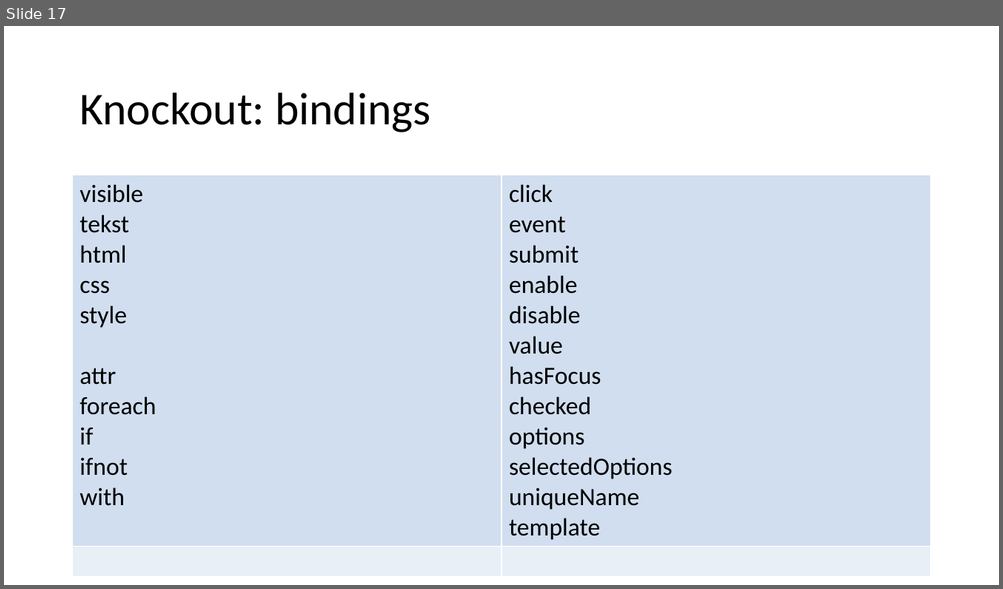
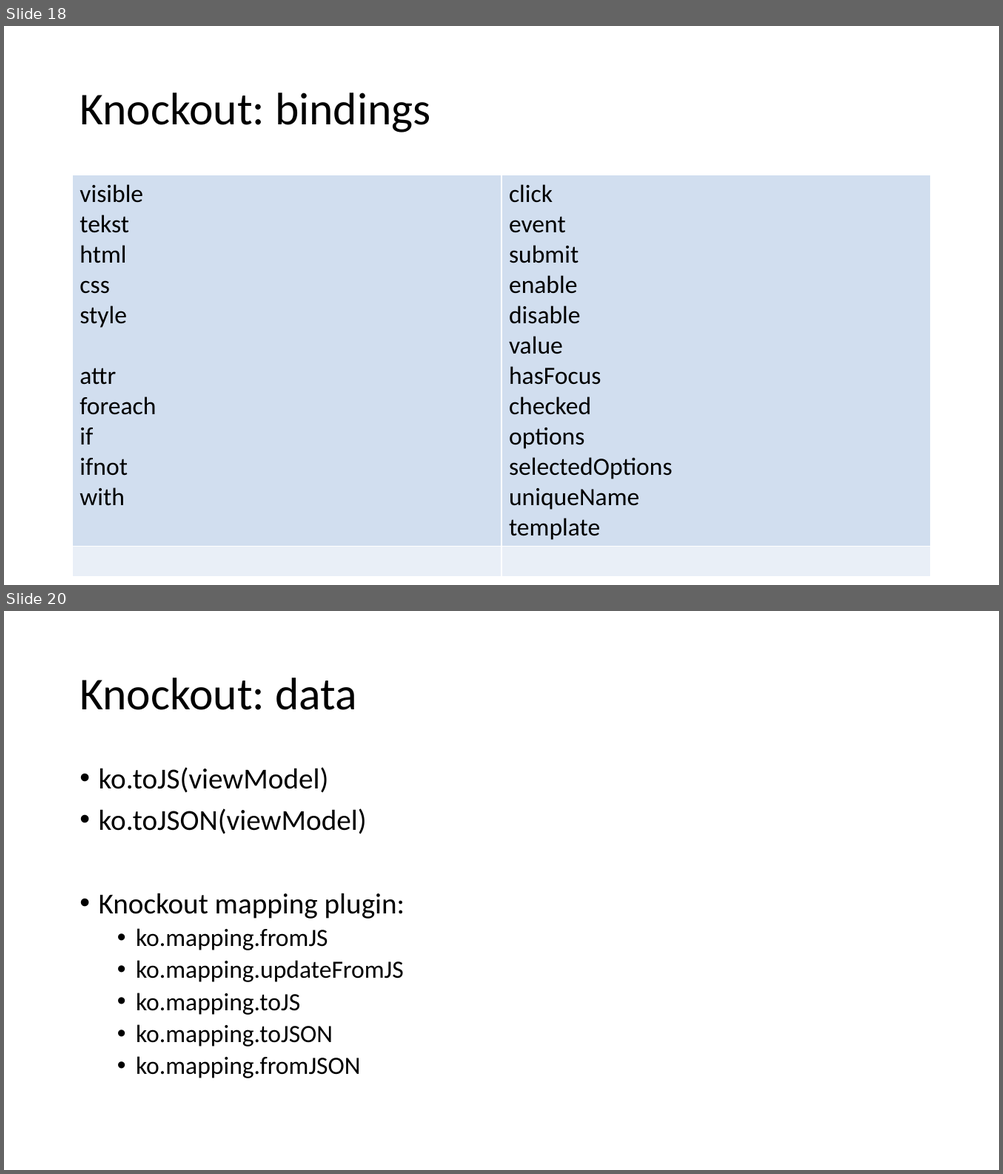
Before and after one commit to petermorlion/DurandalDemo, a slide deck: Durandal T4T.pptx. Shown one above the other, each under a label of ours: slide 17 before the commit, slides 18 and 20 after it; the slides between them are not shown. The pictures are 1003x589 and 1003x1174 pixels, drawn with LibreOffice and Linux fonts; fonts in the diff are those of the drawing. Boxes give left, top, right and bottom in pixels: in the first picture for what was removed or moved away, otherwise in the second. Text is boxed around its words. In the diff, an @@ line names an element or a change of style, - is before the commit and + after.

```diff
--- a/Durandal T4T.pptx
+++ b/Durandal T4T.pptx
@@ slide 20 added at (4, 611, 999, 1170), background #FFFFFF @@
@@ title added at (79, 678, 357, 710), 44 pt, text #000000 @@
+Knockout: data
@@ text added at (99, 767, 404, 1079), 24 pt, text #000000 @@
+• ko.toJS(viewModel)
+• ko.toJSON(viewModel)
+• Knockout mapping plugin:
+  • ko.mapping.fromJS
+  • ko.mapping.updateFromJS
+  • ko.mapping.toJS
+  • ko.mapping.toJSON
+  • ko.mapping.fromJSON
@@ what was slide 17 is now slide 18 @@
```
Also in this commit, not shown: 1 slide changed, 6 other slides added.
